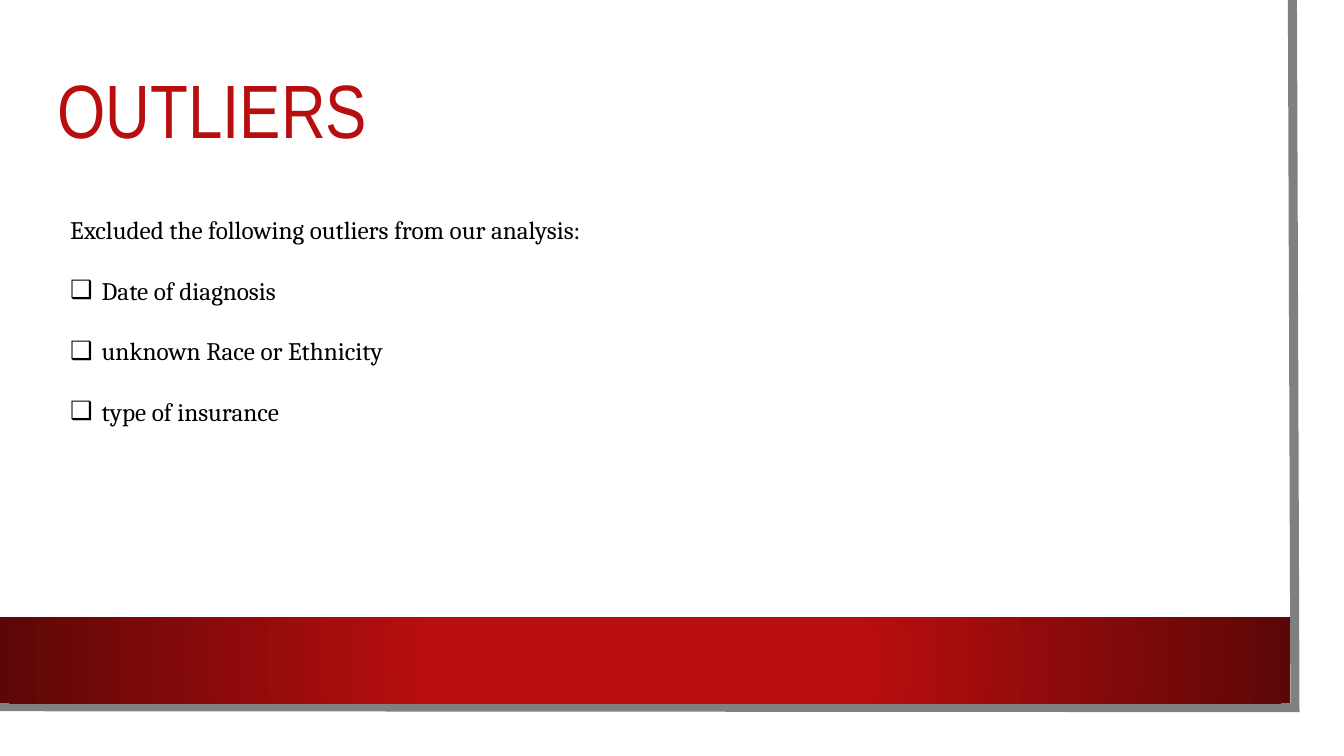
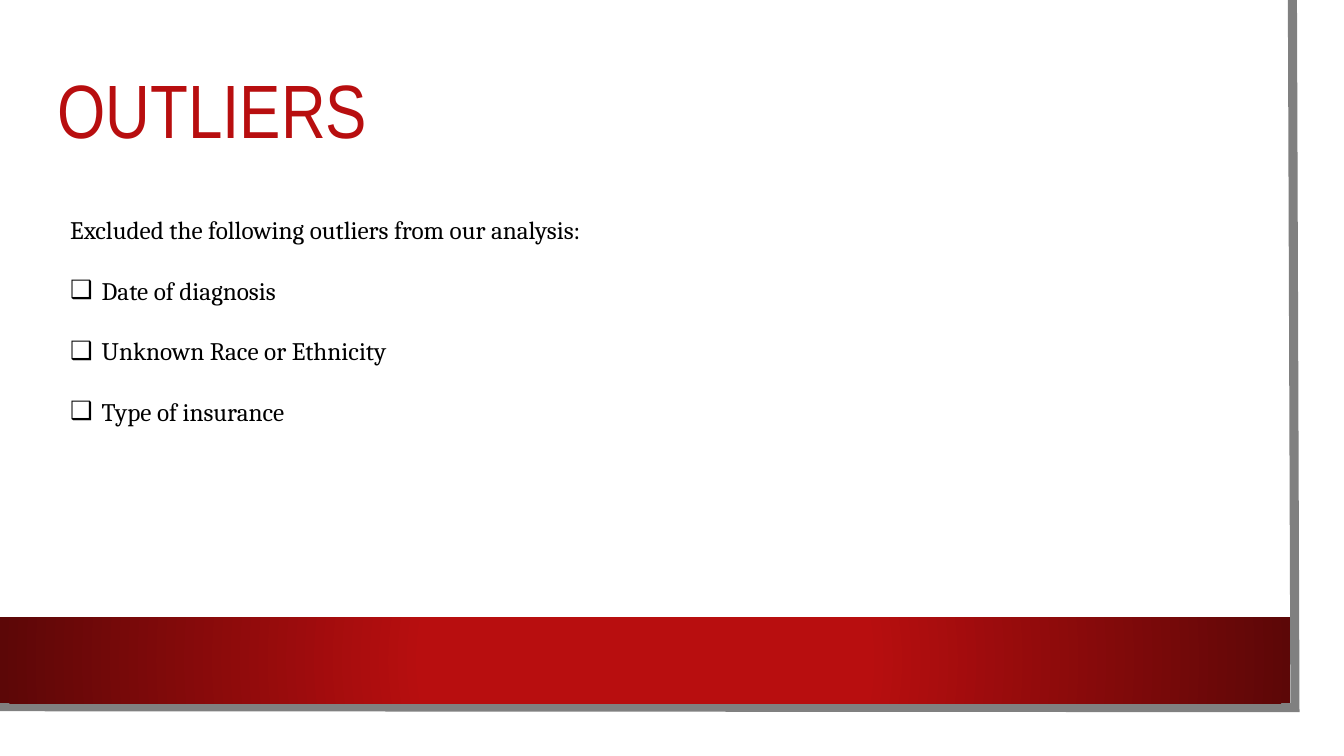
Before and after one commit to rihamramadan/Project-1, a slide deck: slide 9 of HIV Testing Analysis.pptx. Drawn at 1344x756 pixels with LibreOffice and Linux fonts; fonts in the diff are those of the drawing; background and template pictures are left out. Boxes give left, top, right and bottom in pixels: in the first picture for what was removed or moved away, otherwise in the second. Text is boxed around its words. In the diff, an @@ line names an element or a change of style, - is before the commit and + after.

```diff
--- a/HIV Testing Analysis.pptx
+++ b/HIV Testing Analysis.pptx
@@ text at [102,342,387,427]: text changed @@
-❑ unknown Race or Ethnicity
-❑ type of insurance
+❑ Unknown Race or Ethnicity
+❑ Type of insurance
```
Also in this commit, not shown: 2 other slides changed.
